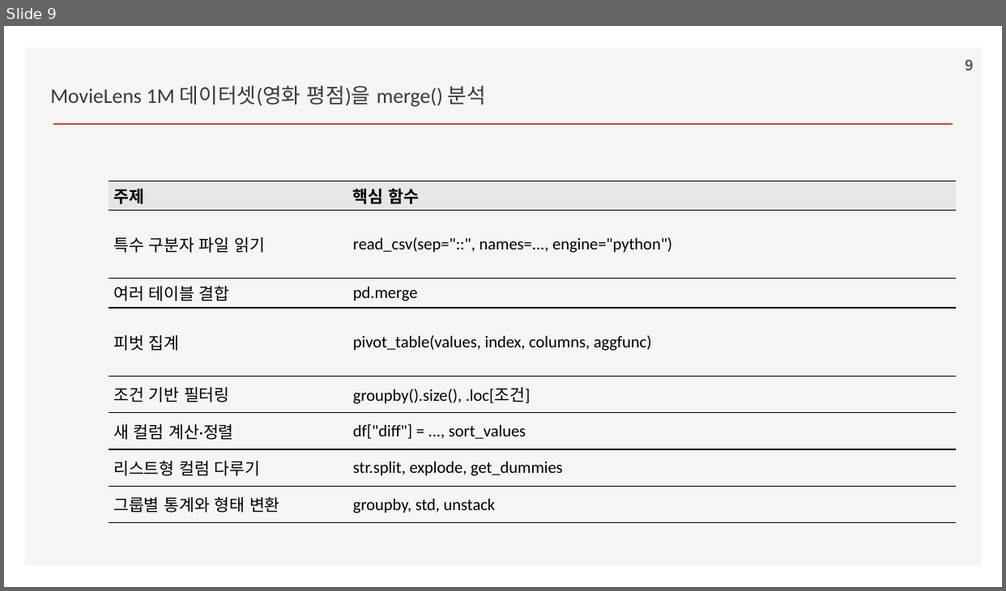
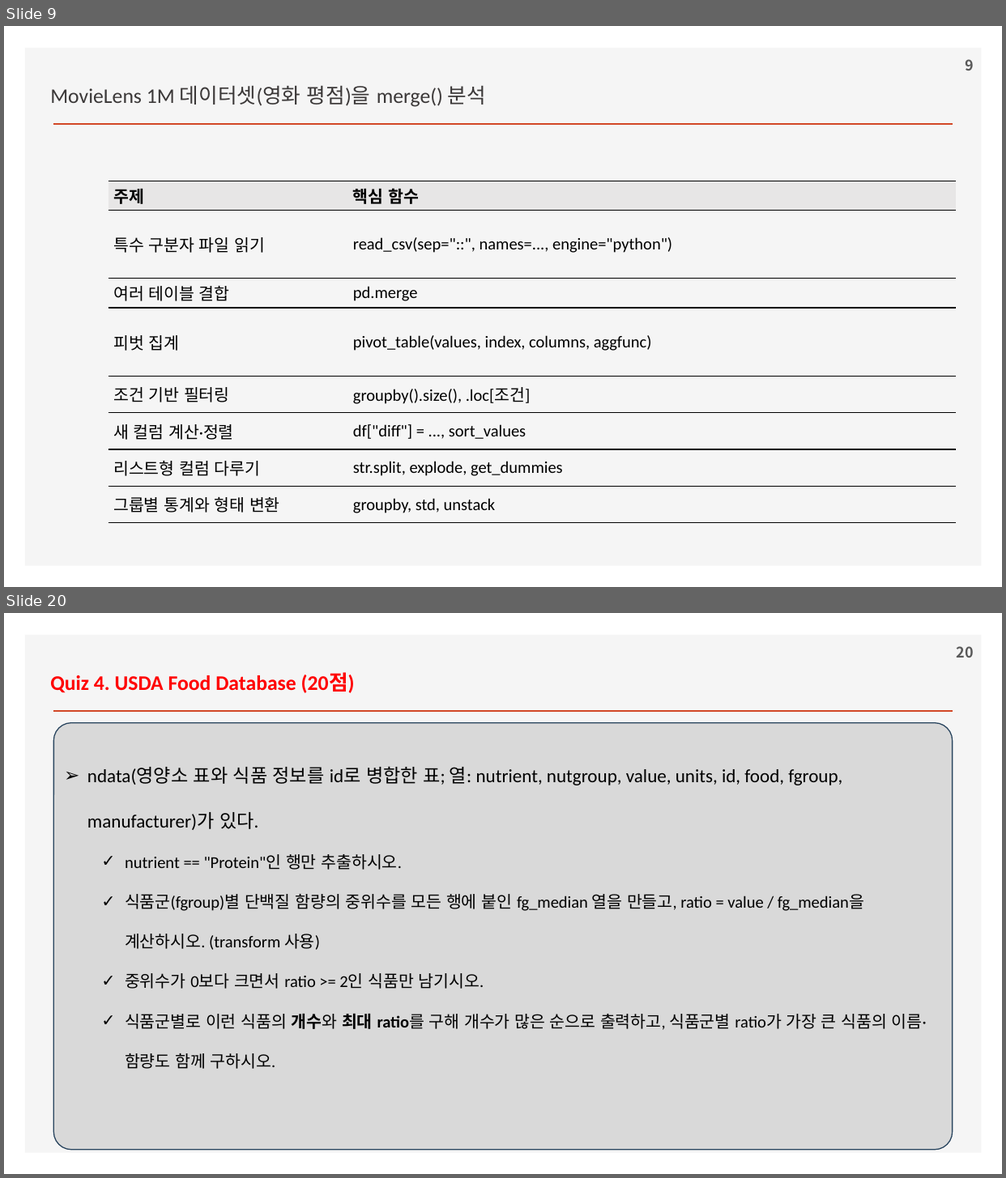
Before and after one commit to ancestor9/2026_Fall_Application-Deployment, a slide deck: 20261106/python for data analysis.pptx. Shown one above the other, each under a label of ours: slide 9 before the commit, slides 9 and 20 after it; the slides between them are not shown. The pictures are 1006x591 and 1006x1178 pixels, drawn with LibreOffice and Linux fonts; fonts in the diff are those of the drawing; background and template pictures are left out. Boxes give left, top, right and bottom in pixels: in the first picture for what was removed or moved away, otherwise in the second. Text is boxed around its words. In the diff, an @@ line names an element or a change of style, - is before the commit and + after.

```diff
--- a/20261106/python for data analysis.pptx
+++ b/20261106/python for data analysis.pptx
@@ slide 20 added at [4,613,1002,1174], background #FFFFFF; not listed: 2 template elements that a slide beside it also shows @@
@@ page number added at [956,646,973,658], 14 pt, text #595959, bold @@
+20
@@ text added at [50,673,355,693], 20 pt, text #FF0000, bold @@
+Quiz 4. USDA Food Database (20점)
@@ rounded rectangle added at [53,723,952,1150], fill #D9D9D9, outline #28445D 1 pt @@
@@ text added at [87,766,927,1069], 16 pt, text #000000 @@
+➢ ndata(영양소 표와 식품 정보를 id로 병합한 표; 열: nutrient, nutgroup, value, units, id, food, fgroup, manufacturer)가 있다.
+  ✓ nutrient == "Protein"인 행만 추출하시오.
+  ✓ 식품군(fgroup)별 단백질 함량의 중위수를 모든 행에 붙인 fg_median 열을 만들고, ratio = value / fg_median을 계산하시오. (transform 사용)
+  ✓ 중위수가 0보다 크면서 ratio >= 2인 식품만 남기시오.
+  ✓ 식품군별로 이런 식품의 개수와 최대 ratio를 구해 개수가 많은 순으로 출력하고, 식품군별 ratio가 가장 큰 식품의 이름·함량도 함께 구하시오.
```
Also in this commit, not shown: 2 slides changed, 11 other slides added.
